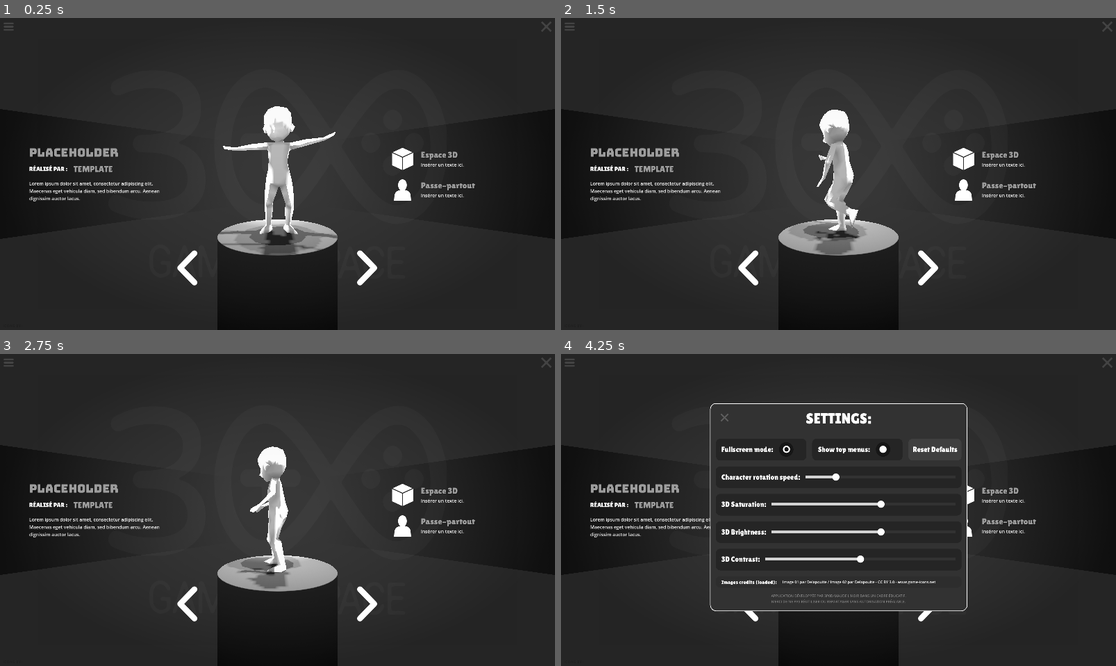
Above: before the commit, frames 1-4 (two rows, left to right).
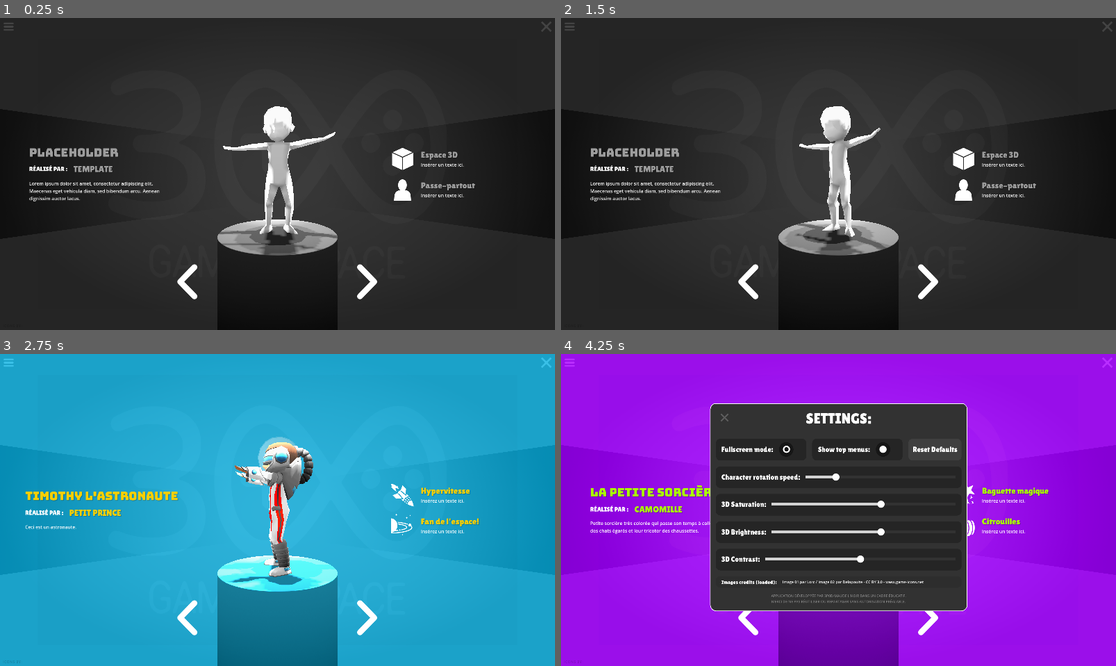
Above: after the commit, the same moments.

Repository: 3P0D/3p0d_EX_godot_characterSelection
Game: Godot game, scene res://_RESSOURCES/Scenes/sc_0_main_characterSelection.tscn
The game is run twice, just before and just after one commit, with the same random seed, the same clock (stepped at 60 frames per second) and the same inputs.
Inputs:
- Up to frame 1 (0.25 s): no input
- Up to frame 2 (1.5 s): hold Right (right, bound only after the commit) 0.53-1.28 s; hold Left (left, bound only after the commit) from 1.28 s (still down)
- Up to frame 3 (2.75 s): release Left (left, bound only after the commit) at 2.03 s; hold Right (right, bound only after the commit) from 2.03 s (still down)
- Up to frame 4 (4.25 s): release Right (right, bound only after the commit) at 3.53 s; hold Left (left, bound only after the commit) from 3.53 s (still down); tap Escape at 4.15 s

The runs differ from the first frame. In frame 1, 0.6% of the frame differs, in the area x 31-68%, y 74-91%; in frame 2, 2.7%; in frame 3, 100%, in the area x 0-100%, y 0-100%; in frame 4, 69%.

Commit message:
[dev] escape menu fix

Diff:
--- a/3p0d_lowPolyCharacter_workshop/_DEV/Scripts/spawnCharacter.gd
+++ b/3p0d_lowPolyCharacter_workshop/_DEV/Scripts/spawnCharacter.gd
@@ -22,6 +22,7 @@
 @onready var _sldCont : HSlider = $"../_UI/Control_Settings/Panel_Settings/VBoxContainer/Panel_Contrast/MgCont_Contrast/HBox_Contrast/HSlider_Contrast"
 @onready var _sldSpd : HSlider = $"../_UI/Control_Settings/Panel_Settings/VBoxContainer/Panel_RotationSpd/MgCont_RotationSpd/HBox_RotationSpd/HSlider_RotationSpd"
 @onready var _iconsBy : Label = $"../_UI/Control_Settings/Panel_Settings/VBoxContainer/Panel_CurrentCredit/MgCont_Contrast/HBox_Contrast/Label_Credits"
+@onready var _toggle : CheckBox = $"../_UI/Control_Settings/Panel_Settings/VBoxContainer/HBoxContainer/Panel_HideMenus/MgCont_HideMenus/HBox_HideMenus/Panel_HideMenus/CheckBox_HideMenus"
 
 #PUBLIC VARIABLES:
 @export var m_rotSpd = 0.5
@@ -120,17 +121,20 @@
 
 #---------------------------------SETTINGS SCRIPT---------------------------------:
 func _input(ev):
-	var _toggle : CheckBox = $"../_UI/Control_Settings/Panel_Settings/VBoxContainer/HBoxContainer/Panel_HideMenus/MgCont_HideMenus/HBox_HideMenus/Panel_HideMenus/CheckBox_HideMenus"
-	if _ctrlmenus.visible == false:
-		if Input.is_key_pressed(KEY_ESCAPE):
+	if Input.is_action_pressed("right"):
+		_updateCharModel(1)
+
+	if Input.is_action_pressed("left"):
+		_updateCharModel(-1)
+
+	if Input.is_key_pressed(KEY_ESCAPE):
+		if _ctrlmenus.visible == false and m_settings.visible == false:
 			_ctrlmenus.set_visible(true)
+			_toggle.set_pressed(true)
+		elif _ctrlmenus.visible == true and m_settings.visible == false:
+			m_settings.set_visible(true)
+		elif m_settings.visible == true:
 			m_settings.set_visible(false)
-			_toggle.set_pressed(true)
-
-	elif _ctrlmenus.visible == true:
-		if Input.is_key_pressed(KEY_ESCAPE):
-			_ctrlmenus.set_visible(true)
-			m_settings.set_visible(true)
 
 func _on_button_menu_pressed():
 	m_settings.set_visible(true)
--- a/3p0d_lowPolyCharacter_workshop/_RESSOURCES/Scenes/sc_0_main_characterSelection.tscn
+++ b/3p0d_lowPolyCharacter_workshop/_RESSOURCES/Scenes/sc_0_main_characterSelection.tscn
@@ -573,9 +573,9 @@
 anchor_right = 0.5
 anchor_bottom = 1.0
 offset_left = -375.0
-offset_top = -280.0
+offset_top = -230.0
 offset_right = 375.0
-offset_bottom = -152.0
+offset_bottom = -102.0
 grow_horizontal = 2
 grow_vertical = 0
 
--- a/3p0d_lowPolyCharacter_workshop/project.godot
+++ b/3p0d_lowPolyCharacter_workshop/project.godot
@@ -21,6 +21,19 @@
 window/size/viewport_height=1080
 window/size/mode=2
 
+[input]
+
+right={
+"deadzone": 0.5,
+"events": [Object(InputEventKey,"resource_local_to_scene":false,"resource_name":"","device":0,"window_id":0,"alt_pressed":false,"shift_pressed":false,"ctrl_pressed":false,"meta_pressed":false,"pressed":false,"keycode":0,"physical_keycode":4194321,"key_label":0,"unicode":0,"echo":false,"script":null)
+]
+}
+left={
+"deadzone": 0.5,
+"events": [Object(InputEventKey,"resource_local_to_scene":false,"resource_name":"","device":0,"window_id":0,"alt_pressed":false,"shift_pressed":false,"ctrl_pressed":false,"meta_pressed":false,"pressed":false,"keycode":0,"physical_keycode":4194319,"key_label":0,"unicode":0,"echo":false,"script":null)
+]
+}
+
 [rendering]
 
 textures/lossless_compression/force_png=true
